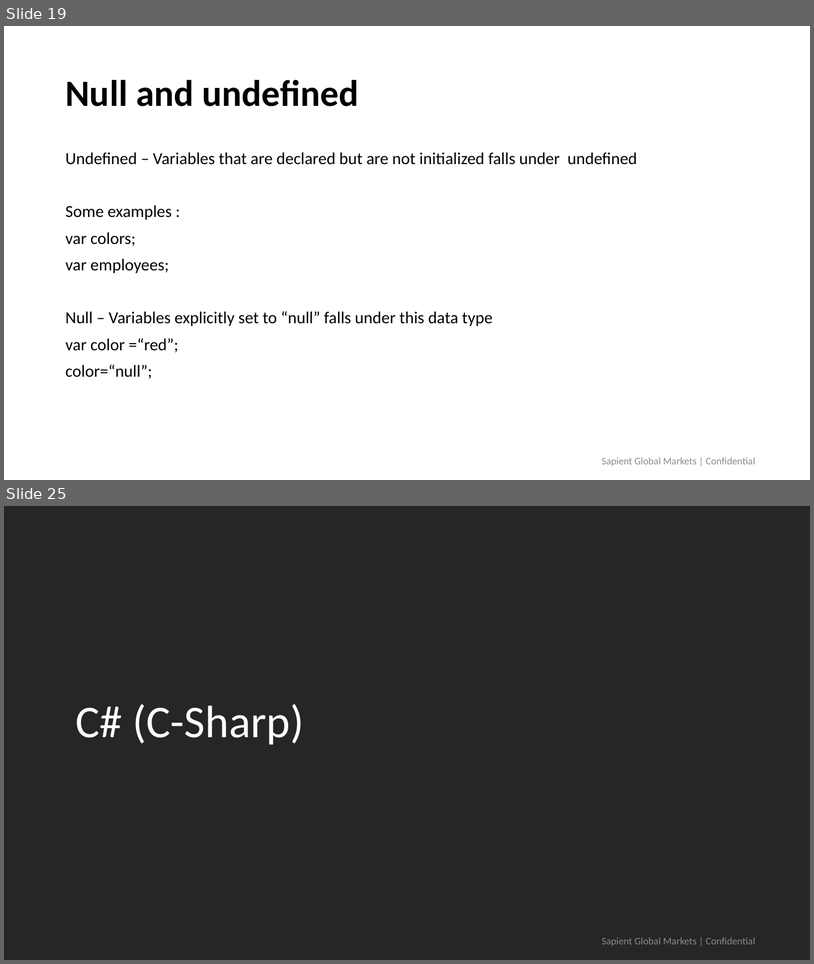
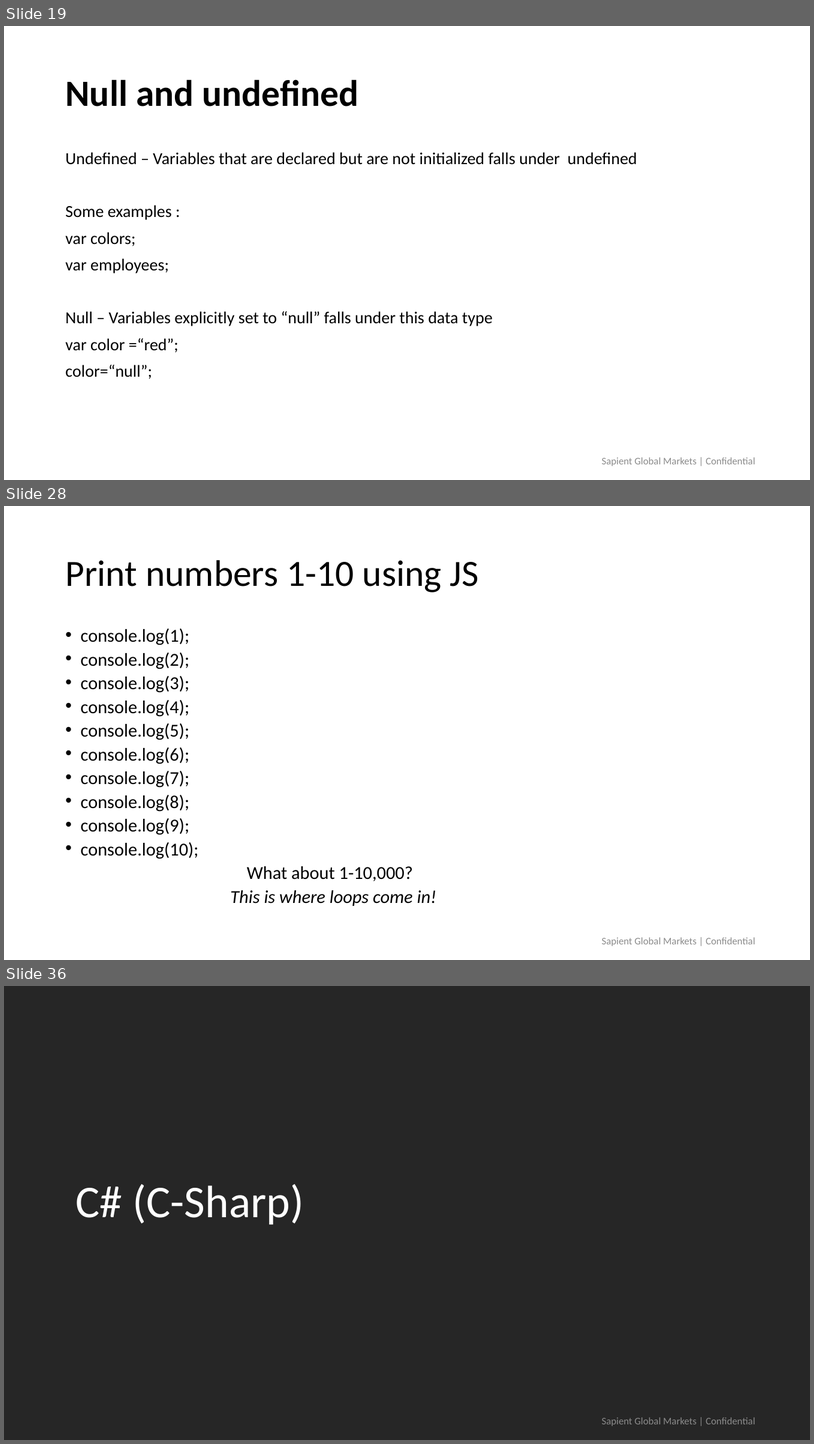
Before and after one commit to himanshu323/demoWebDev, a slide deck: Javascript.pptx. Shown one above the other, each under a label of ours: slides 19 and 25 before the commit, slides 19, 28 and 36 after it; the slides between them are not shown. The pictures are 814x964 and 814x1444 pixels, drawn with LibreOffice and Linux fonts; fonts in the diff are those of the drawing; background and template pictures are left out. Boxes give left, top, right and bottom in pixels: in the first picture for what was removed or moved away, otherwise in the second. Text is boxed around its words. In the diff, an @@ line names an element or a change of style, - is before the commit and + after.

```diff
--- a/Javascript.pptx
+++ b/Javascript.pptx
@@ slide 28 added at [4, 506, 810, 960], background #FFFFFF @@
@@ title added at [65, 560, 479, 592], 44 pt, text #000000 @@
+Print numbers 1-10 using JS
@@ text added at [81, 628, 437, 906], 21.7 pt, text #000000 @@
+• console.log(1);
+• console.log(2);
+• console.log(3);
+• console.log(4);
+• console.log(5);
+• console.log(6);
+• console.log(7);
+• console.log(8);
+• console.log(9);
+• console.log(10);
+What about 1-10,000?
+This is where loops come in!
@@ text added at [602, 937, 755, 946], 12 pt, text #8C8C8C @@
+Sapient Global Markets | Confidential
@@ what was slide 25 is now slide 36 @@
```
Also in this commit, not shown: 7 slides changed, 12 other slides added, 2 slides removed, 21 other files.
